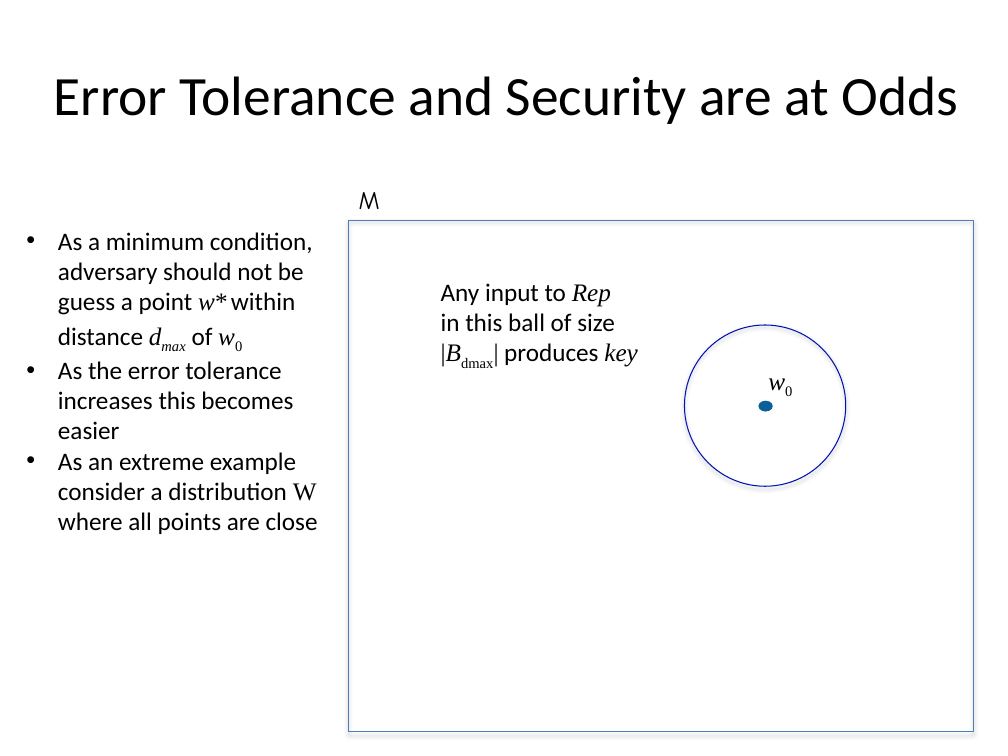
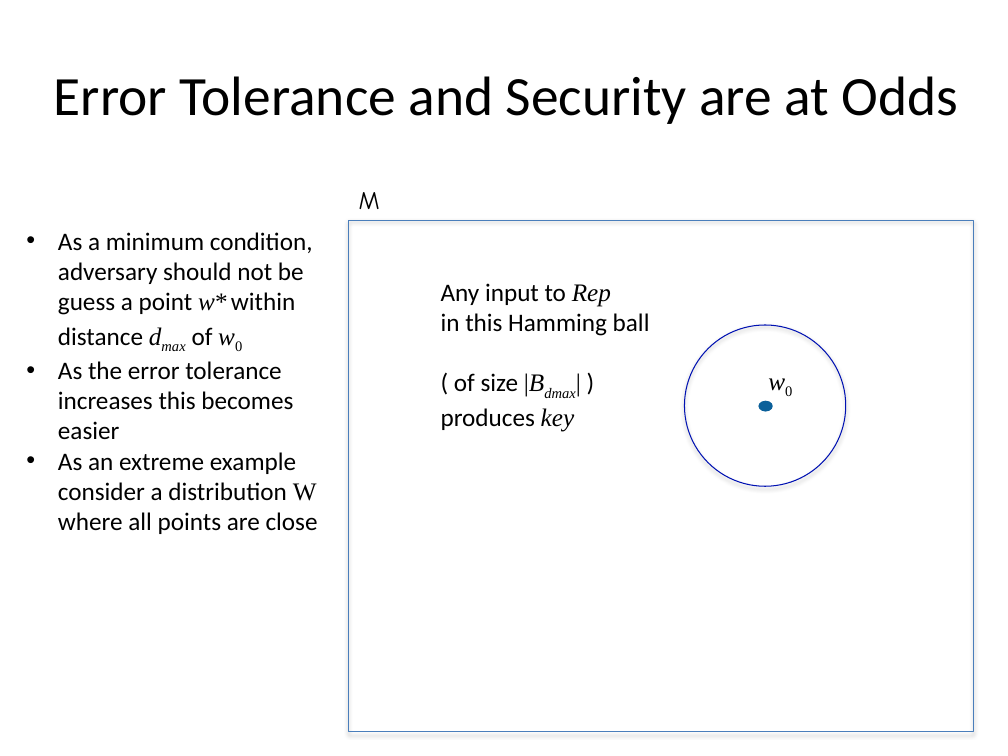
Before and after one commit to xianruimeng/comp-fuzzy-ext, a slide deck: slide 4 of constantRate/KeyDerivationWithNegativeUsable.pptx. Drawn at 1008x756 pixels with LibreOffice and Linux fonts; fonts in the diff are those of the drawing. Boxes give left, top, right and bottom in pixels: in the first picture for what was removed or moved away, otherwise in the second. Text is boxed around its words. In the diff, an @@ line names an element or a change of style, - is before the commit and + after.

```diff
--- a/constantRate/KeyDerivationWithNegativeUsable.pptx
+++ b/constantRate/KeyDerivationWithNegativeUsable.pptx
@@ text at (x1=441, y1=313, x2=650, y2=432): text changed @@
-in this ball of size
-|Bdmax| produces key
+in this Hamming ball
+( of size |Bdmax| )
+produces key
```
Also in this commit, not shown: 21 other slides changed, 3 slides added.
